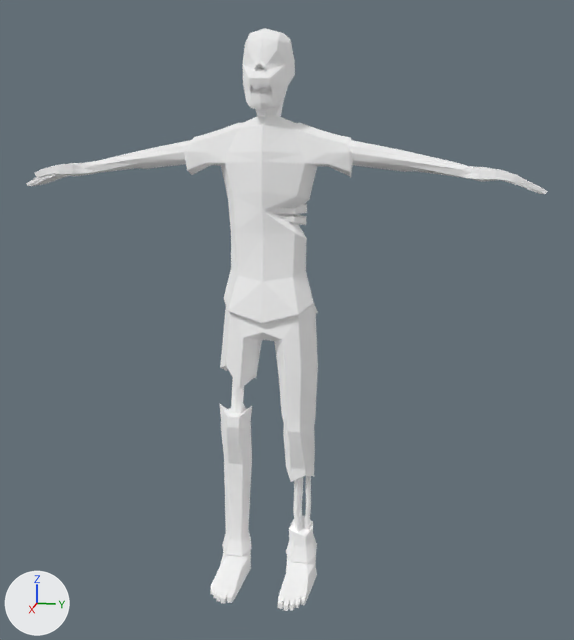
Renders of the glTF model resources/models/mummy.glb from each side of a commit.
Camera for both pictures: a 50 mm camera at (11.07, 2.49, 6.87) aimed at (0.07, 0.29, 4.13). Every picture has the same lights, and +X, +Y and +Z are marked at lower left. The first picture is the older version. Where no turn or scale is listed for an object, it has been applied to the vertices.

Objects in the first picture: 'Zombie_Cylinder'.
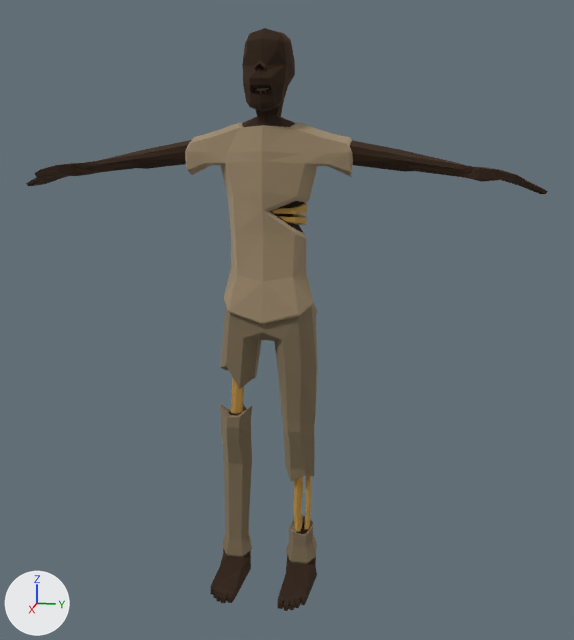
Where the newer file only moved an object's origin or applied its transform, the numbers keep the older frame.

Location of each change, [x1, y1, x2, y2] in pixels of the pictures (574 x 640 px):
```json
{"object": "Zombie_Cylinder", "change": "surface changed", "before": [26, 28, 548, 611], "after": [26, 28, 548, 611]}
```

Edits to the scene script, one JSON object a line:
```json
{"op": "add", "block": "img_zombietexture", "code": ["img_zombietexture = load_image('ZombieTexture', '_unpacked/ZombieTexture', 32, 32, 'sRGB')"]}
{"op": "remove", "block": "mat_texture", "code": "mat_texture.base_color = (1.0, 1.0, 1.0)  # white #ffffff"}
{"op": "add", "block": "mat_texture", "code": "mat_texture.texture = img_zombietexture"}
```
